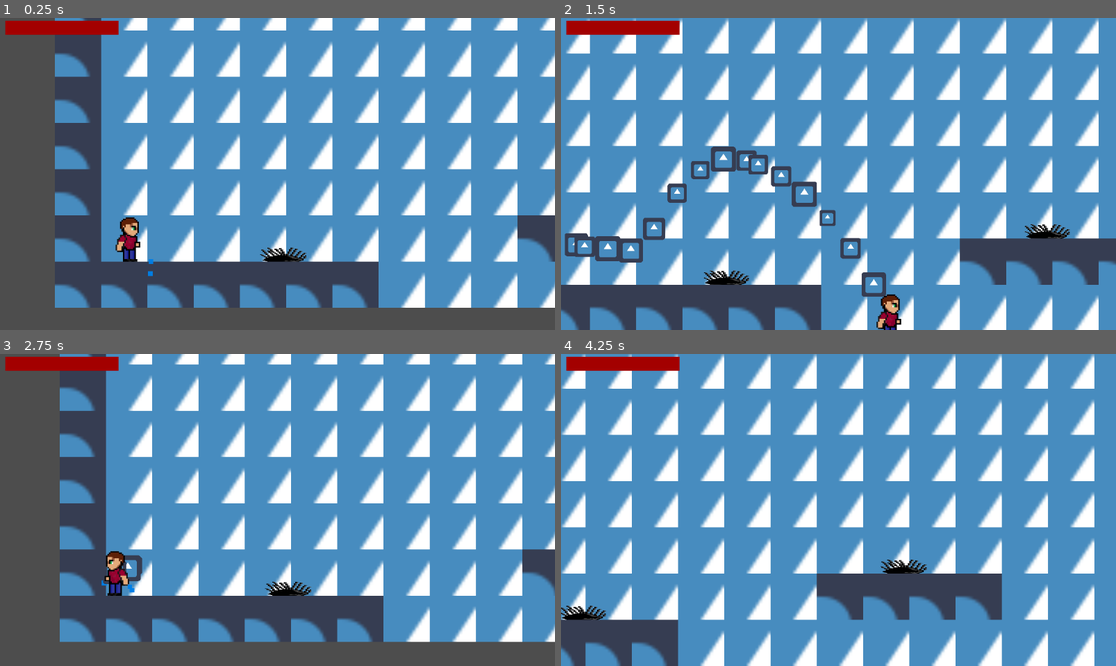
Above: before the commit, frames 1-4 (two rows, left to right).
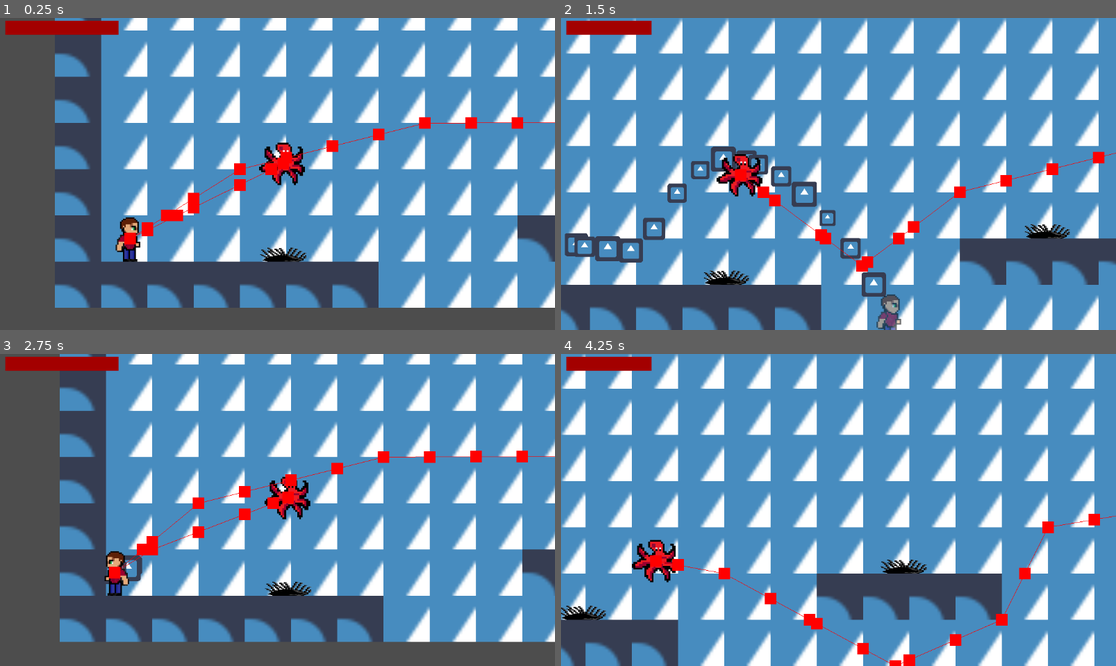
Above: after the commit, the same moments.

Repository: Vsp82/ocean-run
Game: Godot game, scene res://Scenes/Main.tscn
Two runs of this game, one before a commit and one after it. Both use one fixed random seed, a clock stepped at 60 frames per second and the inputs below. The engine's default icon, where the game draws it, is replaced by a stand-in: a white triangle on a blue panel in a dark square.
Inputs:
- Up to frame 1 (0.25 s): no input
- Up to frame 2 (1.5 s): hold D (Right) from 0.53 s (still down); tap Space (Jump) at 0.77 s
- Up to frame 3 (2.75 s): tap Space (Jump) at 1.52 s; release D (Right) at 2.03 s; hold A (Left) from 2.03 s (still down)
- Up to frame 4 (4.25 s): release A (Left) at 2.78 s; hold D (Right) from 2.78 s (still down); tap Space (Jump) at 3.02, 3.77 s

The runs differ from the first frame. In frame 1, 2.0% of the frame differs, in the area x 22-100%, y 31-83%; in frame 2, 2.4%, in the area x 16-100%, y 0-100%; in frame 3, 2.0%; in frame 4, 2.1%.

Commit message:
damage from squid

Diff:
--- a/Code/damage.gd
+++ b/Code/damage.gd
@@ -8,7 +8,7 @@
 		take_damage = true
 		while take_damage:
 			body.take_damage()  # let the player handle its own damage
-			if $"../../../Player".Health == 0:
+			if body.Health == 0:
 				return
 			await wait(0.5)
 
--- a/Code/squid.gd
+++ b/Code/squid.gd
@@ -1,25 +1,32 @@
 extends CharacterBody2D
 
 
-const speed = 1000
+const  speed = 350
 const ACCEL = 2000
 
-var v_u := false
 var vision := false
 @export var player: Node2D
 @onready var nav_agent := $NavigationAgent2D as NavigationAgent2D
+var moove := 5
+var time := true
+
 
 func _physics_process(delta: float) -> void:
-	if vision:
-		var direction = to_local(nav_agent.get_next_path_position()).normalized()
+	var direction = to_local(nav_agent.get_next_path_position()).normalized()
+	if vision and time:
+		if direction.x < 0:
+			$Sprite2D.flip_h = true
+		elif direction.x > 0:
+			$Sprite2D.flip_h = false
 		velocity = direction * speed
-
+		#velocity.x = move_toward(velocity.x, direction.x * speed, ACCEL * delta)
+		#velocity.y = move_toward(velocity.y, direction.y * speed, ACCEL * delta)
 		move_and_slide()
-		velocity = direction * 0
-		vision = false
-		await wait(1)
-		if v_u:
-			vision = true
+		moove -= 1
+		if moove == 0:
+			moove = 5
+			time = false
+			$Timer2.start()
 
 func makepath() -> void:
 	nav_agent.target_position = player.global_position
@@ -30,12 +37,10 @@
 func _on_vision_body_entered(body: CharacterBody2D) -> void:
 	if body.is_in_group("Player"):
 		vision = true
-		v_u = true
-
-func _on_vision_body_exited(body: CharacterBody2D) -> void:
-	if body.is_in_group("Player"):
-		vision = false
-		v_u = false
 
 func wait(seconds: float):
 	await get_tree().create_timer(seconds).timeout
+
+
+func _on_timer_2_timeout() -> void:
+	time = true
--- a/Scenes/Main.tscn
+++ b/Scenes/Main.tscn
@@ -137,6 +137,9 @@
 [sub_resource type="RectangleShape2D" id="RectangleShape2D_v1gob"]
 size = Vector2(16.31321, 4)
 
+[sub_resource type="CircleShape2D" id="CircleShape2D_jw32o"]
+radius = 8.0
+
 [node name="Main" type="Node2D" unique_id=759836253]
 
 [node name="Sea" type="TileMapLayer" parent="." unique_id=1298637750]
@@ -148,7 +151,6 @@
 position = Vector2(-54, 86)
 collision_layer = 5
 collision_mask = 5
-explode_scene = null
 
 [node name="Camera2D" type="Camera2D" parent="Player" unique_id=2131898979]
 zoom = Vector2(6, 6)
@@ -264,8 +266,26 @@
 tint_progress = Color(0.6396803, 0.90851444, 0.7115593, 1)
 
 [node name="Squid" parent="." unique_id=436895269 node_paths=PackedStringArray("player") instance=ExtResource("7_jw32o")]
+z_index = 1
 position = Vector2(458, 46)
 player = NodePath("../Player")
+
+[node name="Damage" parent="Squid" unique_id=1022707938 instance=ExtResource("5_pbw6q")]
+
+[node name="CollisionShape2D" type="CollisionShape2D" parent="Squid/Damage" unique_id=107127548]
+shape = SubResource("CircleShape2D_jw32o")
+debug_color = Color(1, 0, 0, 0.05490196)
+
+[node name="Squid2" parent="." unique_id=2105579350 node_paths=PackedStringArray("player") instance=ExtResource("7_jw32o")]
+z_index = 11
+position = Vector2(-1, 62)
+player = NodePath("../Player")
+
+[node name="Damage" parent="Squid2" unique_id=405175291 instance=ExtResource("5_pbw6q")]
+
+[node name="CollisionShape2D" type="CollisionShape2D" parent="Squid2/Damage" unique_id=500022773]
+shape = SubResource("CircleShape2D_jw32o")
+debug_color = Color(1, 0, 0, 0.05490196)
 
 [connection signal="body_entered" from="Air" to="Player" method="_on_air_body_entered"]
 [connection signal="body_exited" from="Air" to="Player" method="_on_air_body_exited"]
--- a/Scenes/Squid.tscn
+++ b/Scenes/Squid.tscn
@@ -33,10 +33,13 @@
 [node name="Vision" type="Area2D" parent="." unique_id=1398224432]
 
 [node name="CollisionShape2D" type="CollisionShape2D" parent="Vision" unique_id=30670844]
-scale = Vector2(8, 5.334)
+scale = Vector2(10, 6.668)
 shape = SubResource("RectangleShape2D_xs40p")
 debug_color = Color(0.52268845, 0.4351017, 0.9580557, 0.41960785)
+
+[node name="Timer2" type="Timer" parent="." unique_id=1300229217]
 
 [connection signal="timeout" from="Timer" to="." method="_on_timer_timeout"]
 [connection signal="body_entered" from="Vision" to="." method="_on_vision_body_entered"]
 [connection signal="body_exited" from="Vision" to="." method="_on_vision_body_exited"]
+[connection signal="timeout" from="Timer2" to="." method="_on_timer_2_timeout"]
--- a/Scenes/explode_effect.tscn
+++ b/Scenes/explode_effect.tscn
@@ -32,9 +32,11 @@
 alpha_curve = SubResource("CurveTexture_dewec")
 
 [node name="ExplodeEffect" type="Node2D" unique_id=2092162414]
+z_index = -2
 script = ExtResource("1_2wydx")
 
 [node name="explode" type="GPUParticles2D" parent="." unique_id=874954278]
+z_index = -1
 position = Vector2(0, 8)
 emitting = false
 amount = 4
